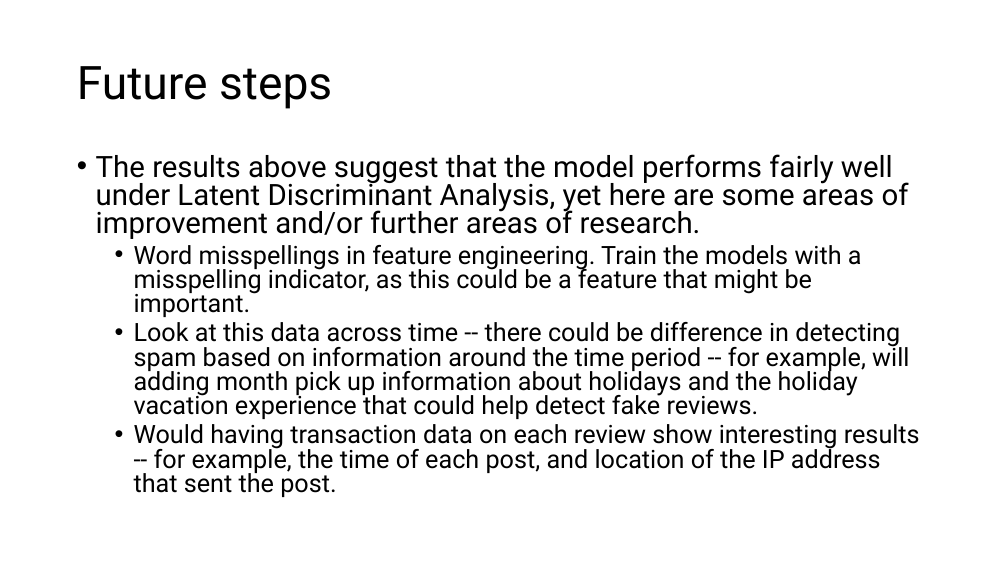
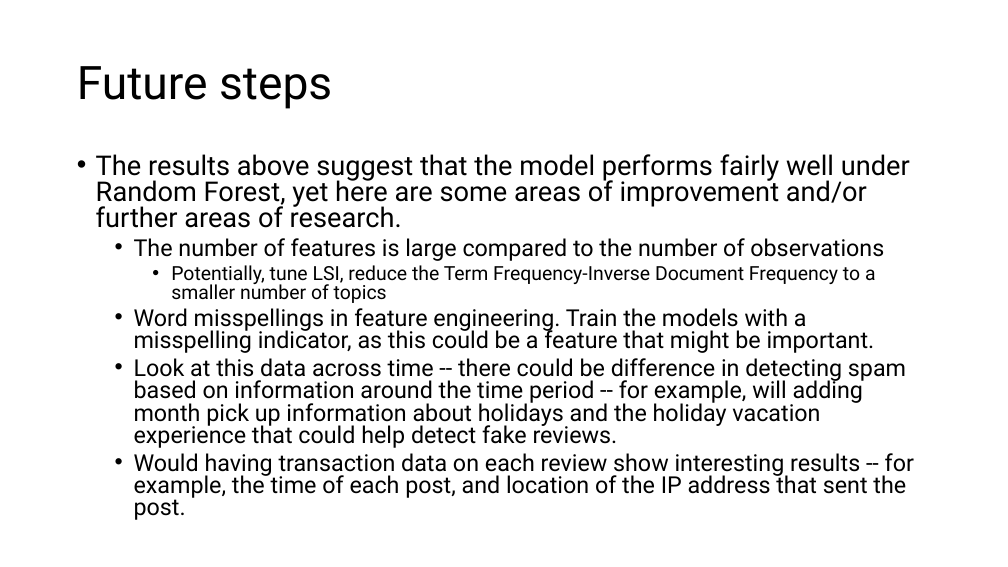
Before and after one commit to chrisgian/Capstone2-NLP-Hotel-Reviews, a slide deck: slide 21 of NLP 2 - Hotel Reviews Deliverable.pptx (slide 16 before the commit). Drawn at 1008x567 pixels with LibreOffice and Linux fonts; fonts in the diff are those of the drawing. Boxes give left, top, right and bottom in pixels: in the first picture for what was removed or moved away, otherwise in the second. Text is boxed around its words. In the diff, an @@ line names an element or a change of style, - is before the commit and + after.

```diff
--- a/NLP 2 - Hotel Reviews Deliverable.pptx
+++ b/NLP 2 - Hotel Reviews Deliverable.pptx
@@ text at (96, 154, 910, 303): text changed; size 28 to 25.9 pt @@
-• The results above suggest that the model performs fairly well under Latent Discriminant Analysis, yet here are some areas of improvement and/or further areas of research.
+• The results above suggest that the model performs fairly well under Random Forest, yet here are some areas of improvement and/or further areas of research.
+  • The number of features is large compared to the number of observations
+    • Potentially, tune LSI, reduce the Term Frequency-Inverse Document Frequency to a smaller number of topics
@@ text at (134, 308, 914, 520): size 24 to 22.2 pt in "Word misspellings in feature engineering. Train the ...", "Look at this data across time -- ...", "Would having transaction data on each review ..." @@
```
Also in this commit, not shown: 3 other slides changed, 5 slides added, 3 other files.
